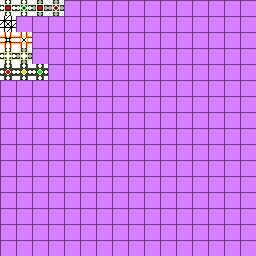
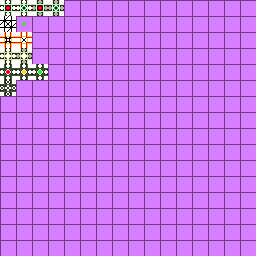
Two versions of the same layered image (256x256). Layer-by-layer changes:
added layer "5*16+0 balance" above "4*16+2 flow meter on" over left=0, top=22, right=26, bottom=96
painted on "4*16+2 flow meter on" over left=54, top=6, right=58, bottom=10
painted on "Ebene 6" over left=0, top=80, right=16, bottom=96
